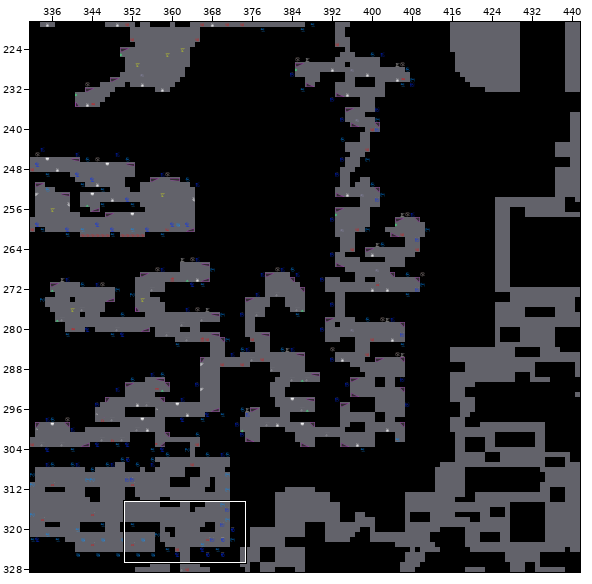
Tiled map: DownloadedData/TheCave.tmx. The first picture is a wide view before the edit; the outline marks the close-up.
Close-up. Old version:
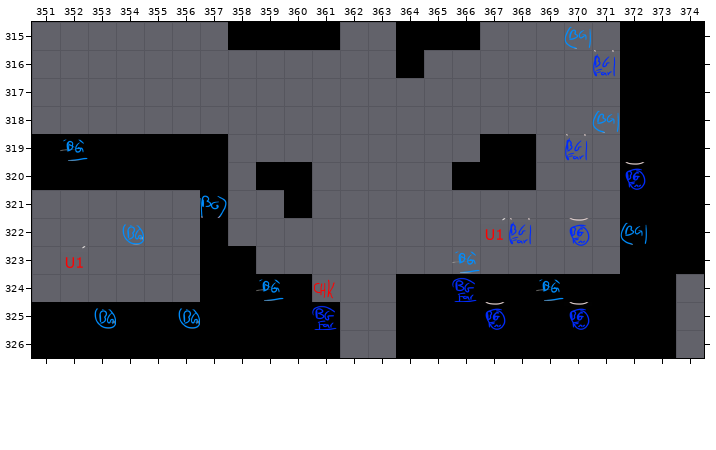
Cells are 120x120 px. Shown: x 351..374, y 315..326. The commit also changed other parts of the map, which this record leaves out.
The same view after the edit:
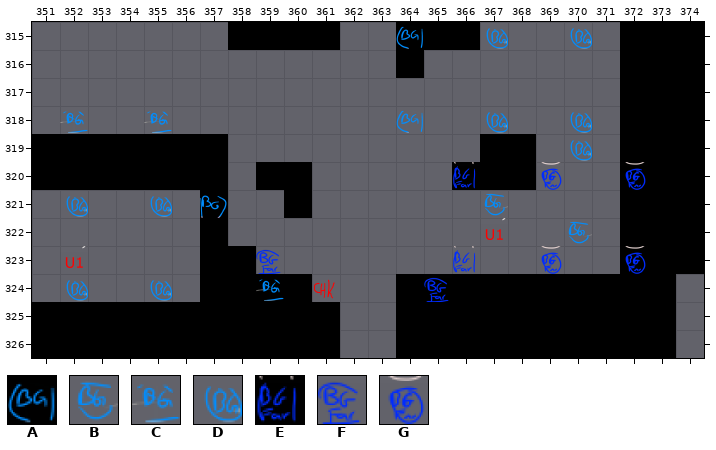
Key: from "UpperCaveObjectTiles": A 116, B 117, C 118, D 119, E 126, F 128, G 129.
_ is an empty cell.
See-through tiles are keyed as they look on the map.
The edit:
Layer "Objects":
y 315: x 364 _ -> A; x 367 _ -> D; x 370 A -> D
y 316: x 371 E -> _
y 318: x 352 _ -> C; x 355 _ -> C; x 364 _ -> A; x 367 _ -> D; x 370..371 _A -> D_
y 319: x 352 C -> _; x 370 E -> D
y 320: x 366 _ -> E; x 369 _ -> G
y 321: x 352 _ -> D; x 355 _ -> D; x 367 _ -> B
y 322: x 354 D -> _; x 368 E -> _; x 370 G -> B; x 372 A -> _
y 323: x 359 _ -> F; x 366 C -> E; x 369 _ -> G; x 372 _ -> G
y 324: x 352 _ -> D; x 355 _ -> D; x 365..366 _F -> F_; x 369 C -> _
y 325: x 353 D -> _; x 356 D -> _; x 361 F -> _; x 367 G -> _; x 370 G -> _
